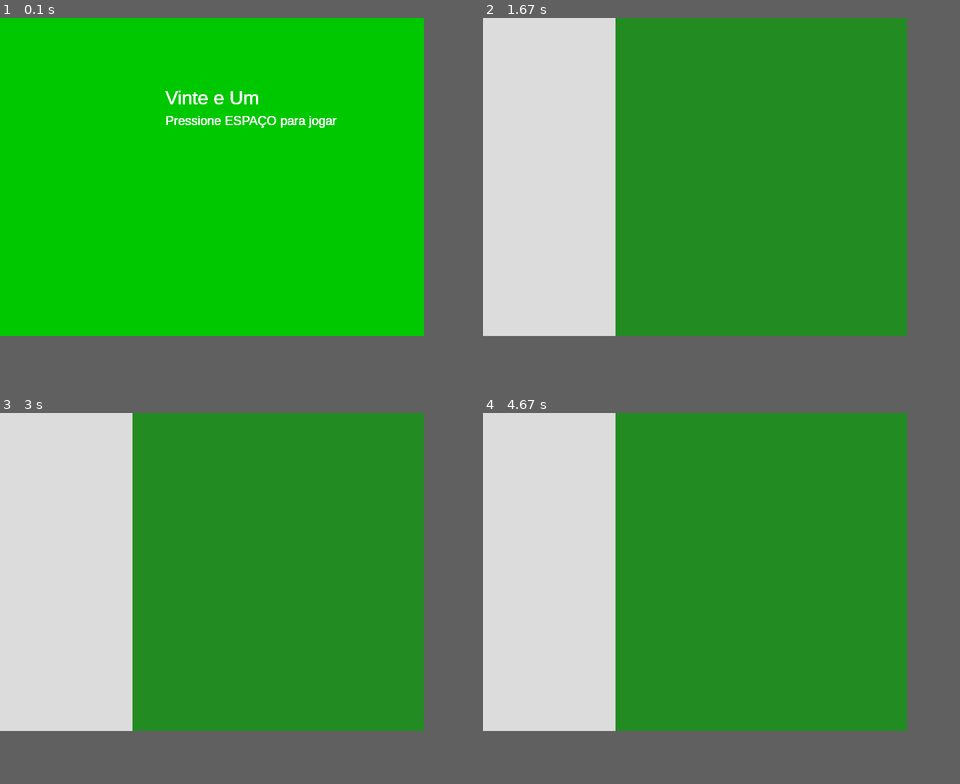
Above: before the commit, frames 1-4 (two rows, left to right).
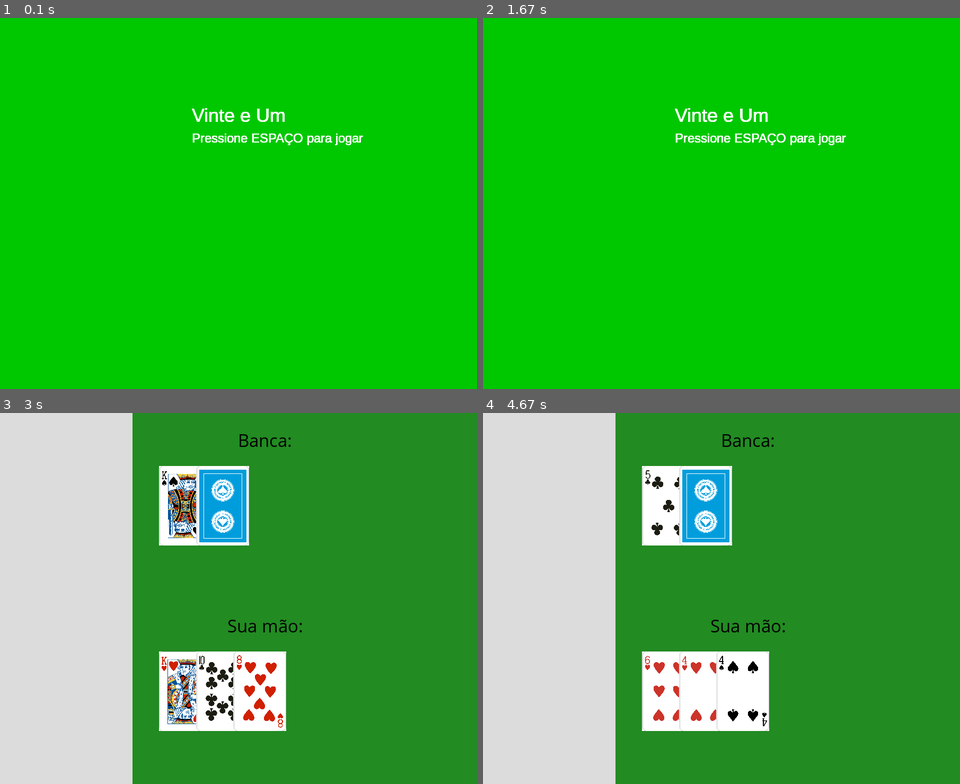
Above: after the commit, the same moments.

Repository: EffEmPee/projeto-poo1
Game: pygame game, started from jogo.py
Same seed, same stepped clock (60 frames per second), same inputs: the game is played once before the commit and once after it.
Inputs:
- Up to frame 1 (0.1 s): no input
- Up to frame 2 (1.67 s): tap Space at 0.33 s; tap C at 0.67 s; tap V at 1 s; hold Q from 1.33 s (still down)
- Up to frame 3 (3 s): release Q at 1.8 s; tap Space at 1.83 s; hold C 2.17-2.63 s
- Up to frame 4 (4.67 s): hold Q 3.67-4.13 s; tap Space at 4.17 s; tap C at 4.5 s
In our replay, the window is 800x600 before the commit and 900x700 after it. These sizes can differ from the game's own. Grey fills any space a smaller window leaves; there, only what the larger window draws over its background counts as a difference.

The runs differ from the first frame. In frame 1, 1.2% of the frame differs, in the area x 34-77%, y 19-35%; in frame 2, 76%, in the area x 0-89%, y 0-86%; in frame 3, 14%; in frame 4, 14%.

Commit message:
alterações dia 07/06

Diff:
--- a/baralho.py
+++ b/baralho.py
@@ -6,7 +6,7 @@
     self.cartas = []
     for n in NAIPES:
       for o in ORDEM:
-        self.cartas.append((n, o)) # ['A', 'C']
+        self.cartas.append((o, n)) # ['A', 'C']
 
   def embaralhar(self):
     random.shuffle(self.cartas)
--- a/jogo.py
+++ b/jogo.py
@@ -1,11 +1,22 @@
 import pygame as pygame
 from utils import *
+from vinteum import *
 
 pygame.init()
 
-
 tela = pygame.display.set_mode((largura_tela,altura_tela))
 pygame.display.set_caption("21 do Caneta Azul")
+
+def text_objects(text, font):
+    textSurface = font.render(text, True, black)
+    return textSurface, textSurface.get_rect()
+
+def game_texts(text, x, y):
+    TextSurf, TextRect = text_objects(text, textfont)
+    TextRect.center = (x, y)
+    tela.blit(TextSurf, TextRect)
+
+    pygame.display.update()
 
 def menu_de_jogo():
     tela.fill(green)
@@ -15,7 +26,7 @@
         for event in pygame.event.get():
             if event.type == pygame.KEYDOWN:
                 if event.key == pygame.K_SPACE:
-                    menu = False
+                    jogar()
             if event.type == pygame.QUIT:
                 pygame.quit()
                 quit()
@@ -30,25 +41,29 @@
         tela.blit(texto2, texto2_posicao)
 
 
-def jogo():
+def jogar():
     tela.fill(plano_de_fundo)
     pygame.draw.rect(tela, grey, pygame.Rect(0, 0, 250, 700))
 
-    jogo_rodar = True
+    jogo = VinteUm(tela)
 
-    while jogo_rodar:
+    game_texts("Banca:", 500, 50)
+    game_texts("Sua mão:", 500, 400)
+
+    jogo.distribuir()
+
+    while True:
         for event in pygame.event.get():
-
-
-
+            if event.type == pygame.KEYDOWN:
+                if event.key == pygame.K_c:
+                    jogo.comprar()
+                elif event.key == pygame.K_v:
+                    jogo.segurar()
+                elif event.key == pygame.K_q:
+                    menu_de_jogo()
             if event.type == pygame.QUIT:
-                jogo_rodar = False
                 pygame.quit()
                 quit()
         pygame.display.flip()
 
-
 menu_de_jogo()
-jogo()
-pygame.quit()
-quit()
--- a/mao.py
+++ b/mao.py
@@ -5,8 +5,9 @@
     self.imagens = []
 
   def adicionar(self, carta):
+    print(carta)
     self.cartas.append(carta)
-    self.imagens.append("".join(carta[0], carta[1]))
+    self.imagens.append("".join((carta[0], carta[1])))
 
   def calcularMao(self):
     ordem_carta = [carta[0] for carta in self.cartas]
--- a/utils.py
+++ b/utils.py
@@ -1,10 +1,12 @@
 import pygame
 
 ORDEM = ['A', '2', '3', '4', '5', '6', '7', '8', '9', '10', 'J', 'Q', 'K']
-NAIPES = ['C', 'E', 'O', 'P']
+NAIPES = ['H', 'S', 'D', 'C']
 
-altura_tela = 600
-largura_tela = 800
+altura_tela = 700
+largura_tela = 900
+
+DIMENSAO_CARTA = (100, 150)
 
 plano_de_fundo = (34,139,34)
 grey = (220,220,220)
--- a/vinteum.py
+++ b/vinteum.py
@@ -1,34 +1,73 @@
-import baralho
-import mao
+from pygame import *
+from baralho import *
+from mao import *
+import time
+
+def convCarta(carta="back"):
+  image = pygame.image.load('images/' + carta + '.png').convert()
+
+  return pygame.transform.scale(image, (DIMENSAO_CARTA))
 
 class VinteUm:
-  def __init__(self):
+  def __init__(self, tela):
     self.baralho = Baralho()
     self.jogador = Mao()
     self.banca = Mao()
+    self.tela = tela
+    self.segurou = False
 
     self.baralho.embaralhar()
 
+  def distribuir(self):
     for i in range(2):
       self.banca.adicionar(self.baralho.comprar())
       self.jogador.adicionar(self.baralho.comprar())
 
-      self.player_card = 1
+    self.jogador.calcularMao()
 
-      banca_card = pygame.image.load('img/' + self.banca.card_img[0] + '.png').convert()
-      banca_card_2 = pygame.image.load('img/back.png').convert()
+    self.tela.blit(convCarta(self.banca.imagens[0]), (300, 100))
+    self.tela.blit(convCarta(), (370, 100))
 
-      player_card = pygame.image.load('img/' + self.player.card_img[0] + '.png').convert()
-      player_card_2 = pygame.image.load('img/' + self.player.card_img[1] + '.png').convert()
+    self.tela.blit(convCarta(self.jogador.imagens[0]), (300, 450))
+    self.tela.blit(convCarta(self.banca.imagens[1]), (370, 450))
+    # self.blackjack()
 
+  # def checarResultado(self):
+  #   if self.jogador.soma > 21:
+  #     # JOGADOR estourou
+  #   elif self.banca.soma > 21:
+  #     # JOGADOR ganhou
+  #   elif self.banca.soma == self.jogador.soma == 21:
+  #     # EMPATE
+  #   elif self.jogador.soma > self.banca.soma:
+  #     # JOGADOR ganhou
+  #   else:
+  #     # BANCA ganhou
 
-      game_texts("Banca:", 500, 150)
+  def comprar(self):
+    if not self.segurou:
+      self.jogador.adicionar(self.baralho.comprar())
 
-      gameDisplay.blit(dealer_card, (400, 200))
-      gameDisplay.blit(dealer_card_2, (550, 200))
+      i = len(self.jogador.cartas)-1
 
-      game_texts("Sua mão:", 500, 400)
+      self.tela.blit(convCarta(self.jogador.imagens[i]), (300 + i*70 ,450))
 
-      gameDisplay.blit(player_card, (300, 450))
-      gameDisplay.blit(player_card_2, (410, 450))
-      self.blackjack()
+      self.jogador.calcularMao()
+
+    # if self.jogador.soma > 21:
+    #   checarResultado()
+
+  def segurar(self):
+    i = 1
+
+    while self.jogador.soma > self.banca.soma < 17:
+      self.segurou = True
+      self.banca.adicionar(self.baralho.comprar())
+
+      self.tela.blit(convCarta(self.banca.imagens[i]), (300 + i*70 ,100))
+
+      self.banca.calcularMao()
+      time.sleep(0.5)
+      i += 1
+
+    # checarResultado()
Binary file removed: images/aces.png
Renamed: images/blue_back.png -> images/back.png
Binary file removed: images/back_cards-07.png
Binary file removed: images/gray_back.png
Binary file removed: images/green_back.png
Binary file removed: images/honor_clubs.png
Binary file removed: images/honor_diamond.png
Binary file removed: images/honor_heart-14.png
Binary file removed: images/honors_spade-14.png
Binary file removed: images/purple_back.png
Binary file removed: images/red_back.png
Binary file removed: images/yellow_back.png
(and 2 more such lines)
